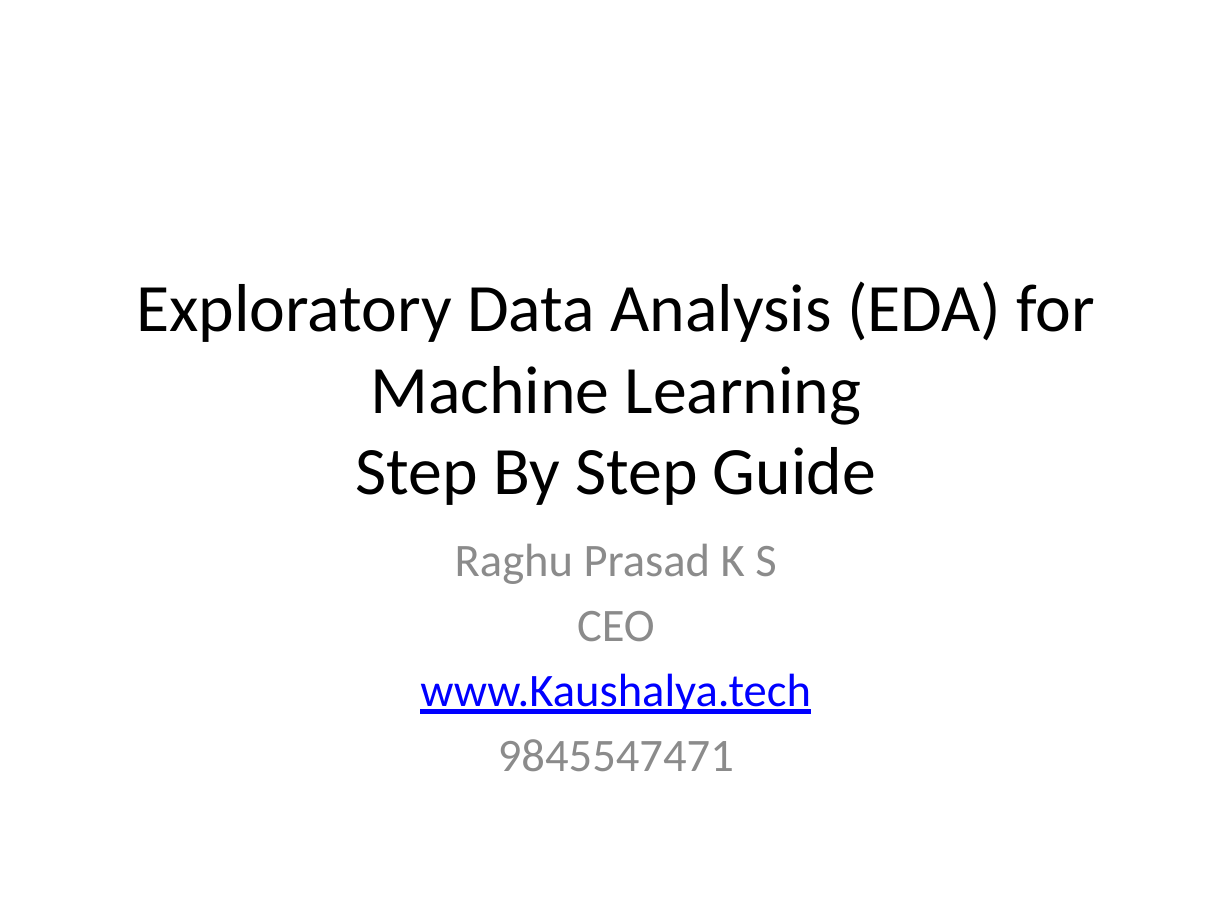
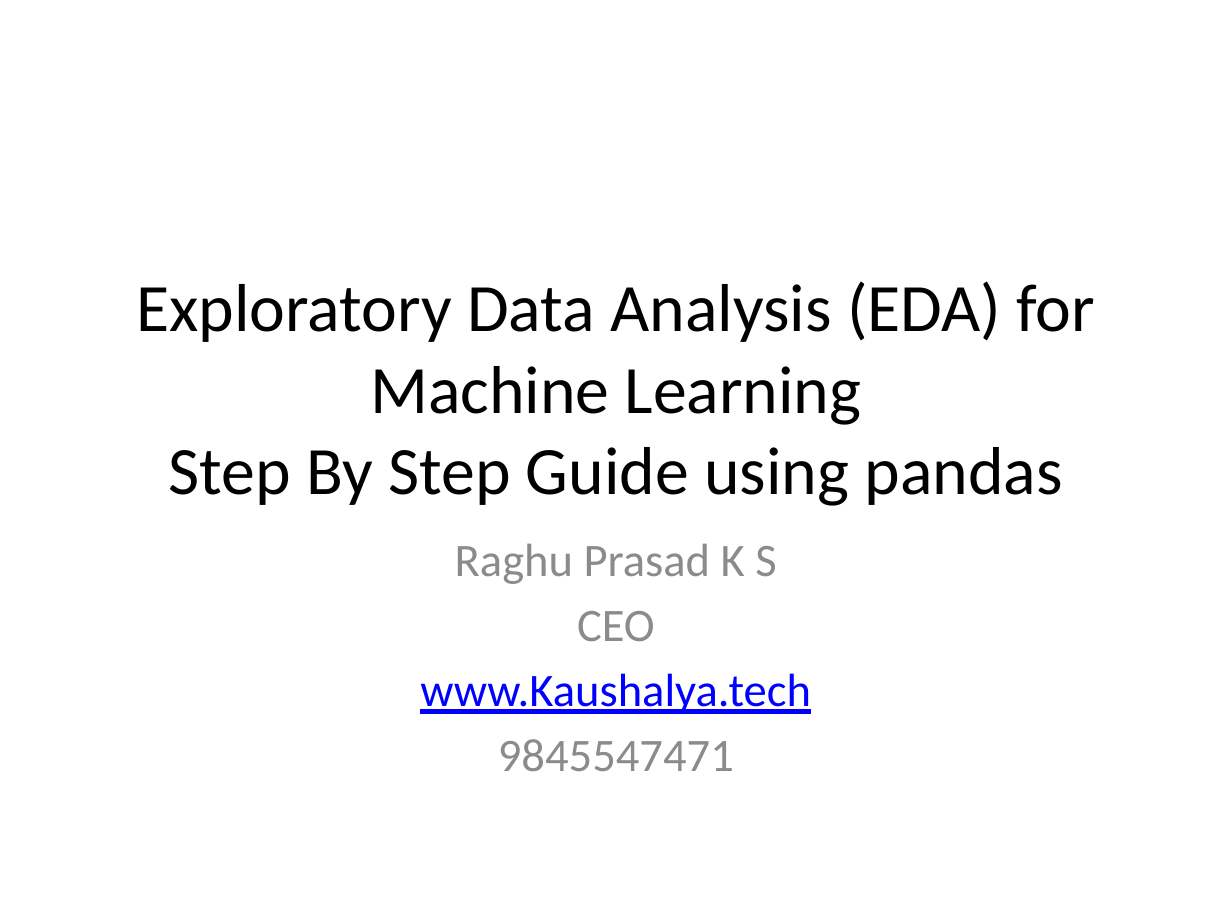
Before and after one commit to raghuprasadks/exploratorydataanalysis-feb-2025, a slide deck: slide 1 of presentation/2-EDA_StepByStepGuide.pptx. Drawn at 1232x924 pixels with LibreOffice and Linux fonts; fonts in the diff are those of the drawing. Boxes give left, top, right and bottom in pixels: in the first picture for what was removed or moved away, otherwise in the second. Text is boxed around its words. In the diff, an @@ line names an element or a change of style, - is before the commit and + after.

```diff
--- a/presentation/2-EDA_StepByStepGuide.pptx
+++ b/presentation/2-EDA_StepByStepGuide.pptx
@@ title at [136, 281, 1095, 506]: text changed @@
-Exploratory Data Analysis (EDA) for Machine Learning
-Step By Step Guide
+Exploratory Data Analysis (EDA) for Machine Learning
+Step By Step Guide using pandas
```
Also in this commit, not shown: 1 other slide changed, 8 other files.
